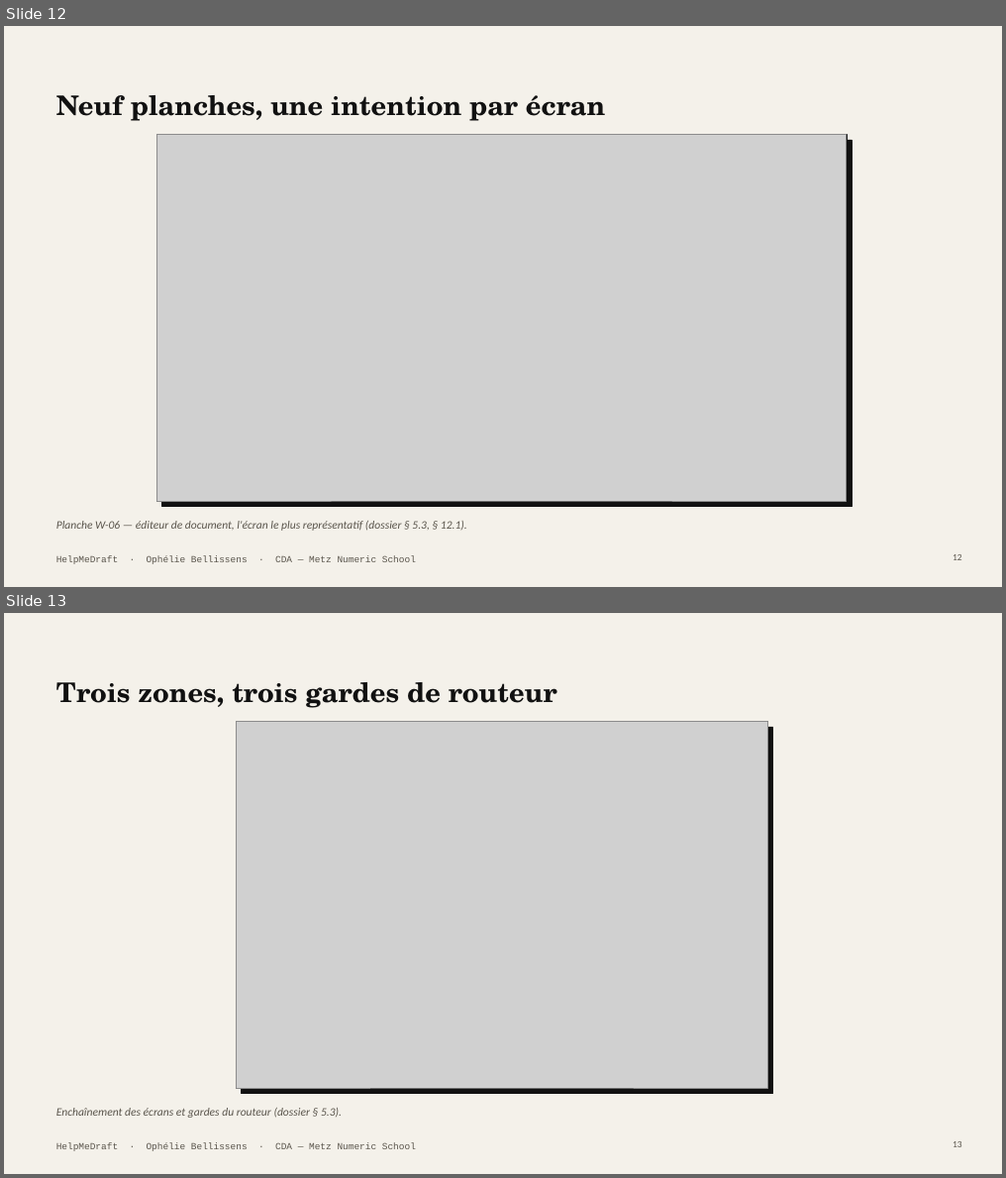
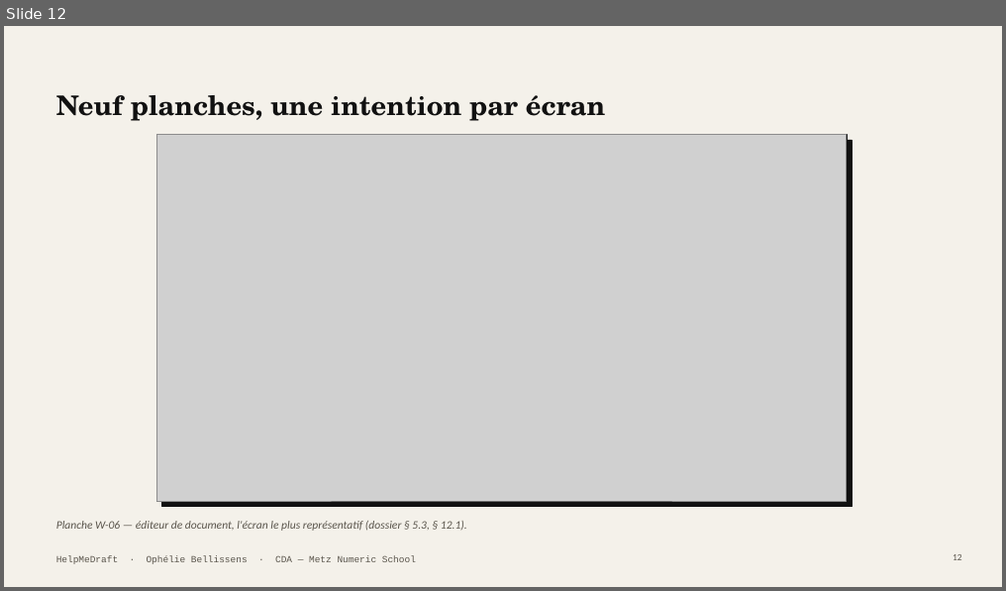
Before and after one commit to Equinoxya/HelpMeDraft---projet-fil-rouge, a slide deck: docs/Soutenance-HelpMeDraft.pptx. Shown one above the other, each under a label of ours: slides 12 and 13 before the commit, slide 12 after it. The pictures are 1006x1178 and 1006x591 pixels, drawn with LibreOffice and Linux fonts; fonts in the diff are those of the drawing; grey boxes stand for pictures. Boxes give left, top, right and bottom in pixels: in the first picture for what was removed or moved away, otherwise in the second. Text is boxed around its words. In the diff, an @@ line names an element or a change of style, - is before the commit and + after.

```diff
--- a/docs/Soutenance-HelpMeDraft.pptx
+++ b/docs/Soutenance-HelpMeDraft.pptx
@@ slide 13 removed at bbox=[4, 613, 1002, 1174], background #F4F1EA; not listed: 1 template element that a slide beside it also shows @@
@@ title removed at bbox=[56, 682, 557, 708] @@
-Trois zones, trois gardes de routeur
@@ rectangle removed at bbox=[236, 722, 768, 1088] @@
@@ picture removed at bbox=[236, 722, 768, 1088] @@
@@ rectangle removed at bbox=[242, 727, 773, 1093] @@
@@ text removed at bbox=[56, 1108, 342, 1118] @@
-Enchaînement des écrans et gardes du routeur (dossier § 5.3).
@@ page number removed at bbox=[952, 1142, 962, 1148] @@
-13
```
Also in this commit, not shown: 1 slide added, 3 other files.
